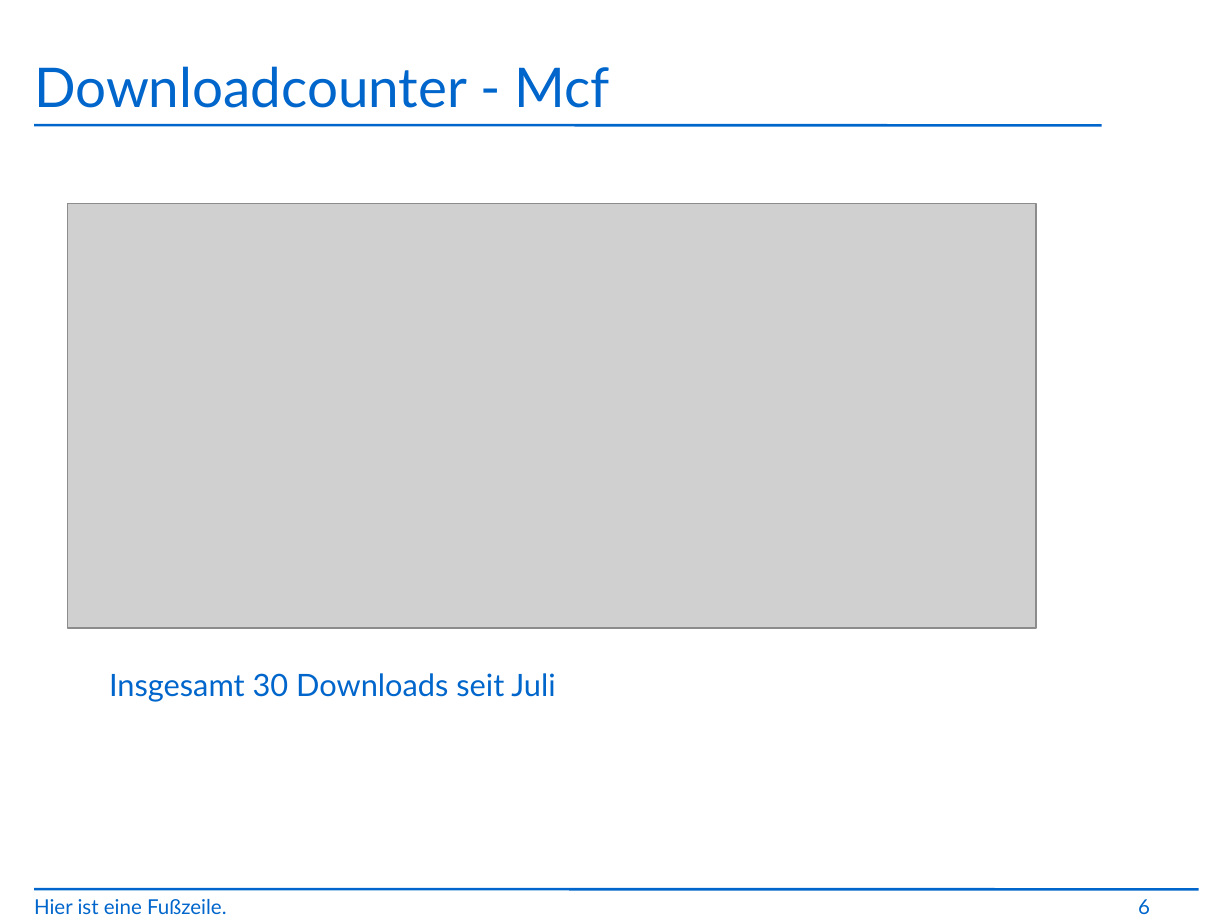
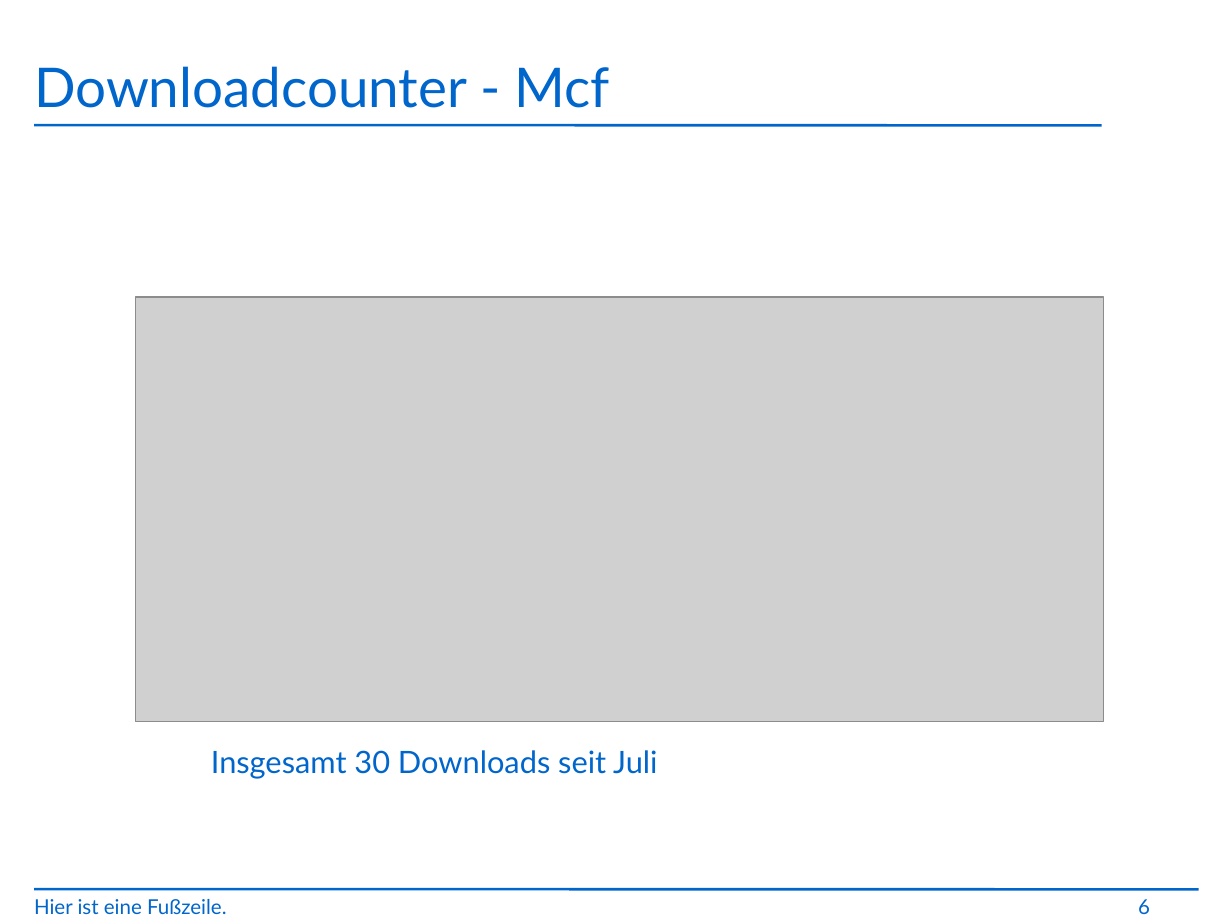
Before and after one commit to jbushe/presentations, a slide deck: slide 6 of presentation.odp. Drawn at 1232x924 pixels with LibreOffice and Linux fonts; fonts in the diff are those of the drawing; grey boxes stand for pictures; background and template pictures are left out. Boxes give left, top, right and bottom in pixels: in the first picture for what was removed or moved away, otherwise in the second. Text is boxed around its words. In the diff, an @@ line names an element or a change of style, - is before the commit and + after.

Commit message:
bla

```diff
--- a/presentation.odp
+++ b/presentation.odp
@@ picture: place and size @@
-picture at (68,203,1036,627)
+picture at (136,297,1104,721)
@@ text "Insgesamt 30 Downloads seit Juli": place and size @@
-text "Insgesamt 30 Downloads seit Juli" at (109,673,555,702)
+text "Insgesamt 30 Downloads seit Juli" at (211,750,657,779)
```
Also in this commit, not shown: 1 slide added.
